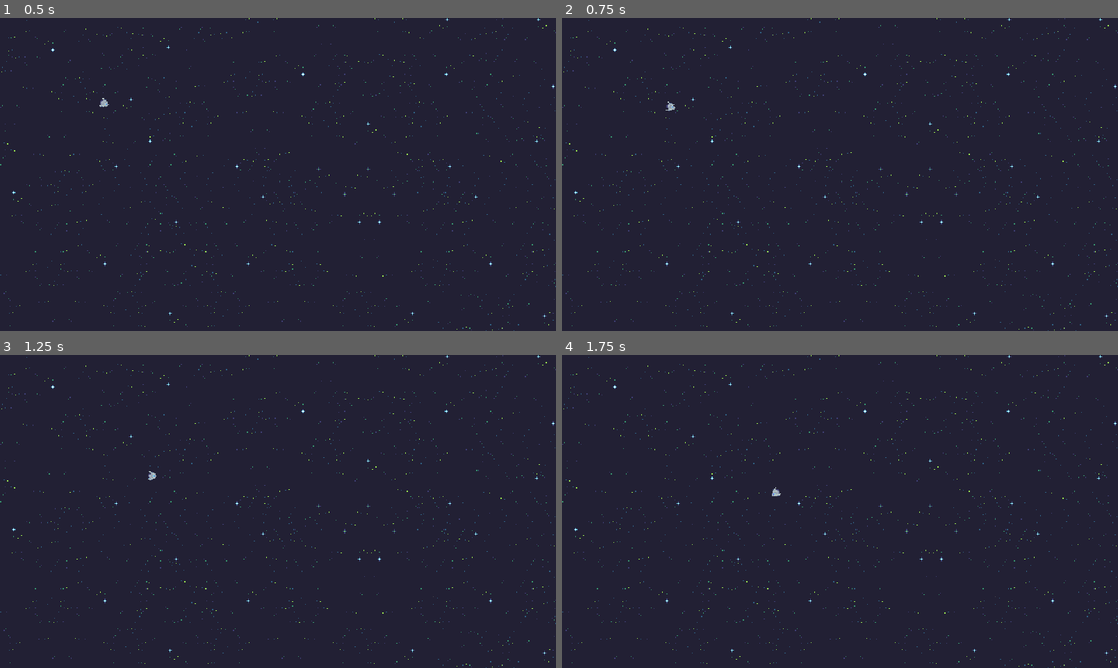
Above: before the commit, frames 1-4 (two rows, left to right).
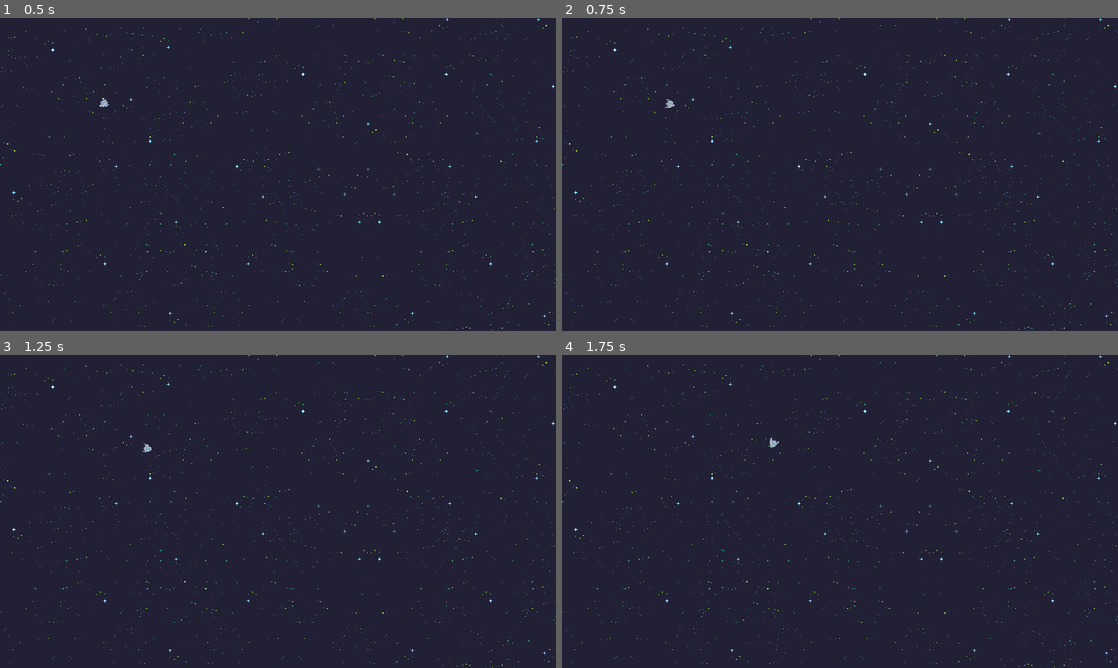
Above: after the commit, the same moments.

Repository: SlipperyJAMS/SlipperyJAMS.github.io
Game: Godot game, scene res://Scenes/Level1.tscn
Same seed, same stepped clock (60 frames per second), same inputs: the game is played once before the commit and once after it.
Inputs (mouse positions are in pixels of both pictures, inside the frame that each line leads up to):
- Up to frame 1 (0.5 s): no input
- Up to frame 2 (0.75 s): tap Enter at 0.5 s; move the mouse to (962, 158) at 0.52 s; hold Up (move_forward) from 0.53 s (still down)
- Up to frame 3 (1.25 s): keep holding Up (move_forward)
- Up to frame 4 (1.75 s): move the mouse to (728, 527) at 1.27 s; release Up (move_forward) at 1.28 s; hold Down (move_backward) from 1.28 s (still down)

Frame 1 is identical in both runs. In frame 2, less than 0.1% of the frame differs, in the area x 18-21%, y 26-30%; in frame 3, less than 0.1%; in frame 4, less than 0.1%, in the area x 37-40%, y 26-46%.

Commit message:
correct math

Diff:
--- a/project/Scenes/Player/playership.gd
+++ b/project/Scenes/Player/playership.gd
@@ -1,7 +1,7 @@
 extends CharacterBody2D
 
-var max_speed = 150.0
-var acceleration = 5
+var max_speed = 200
+var acceleration = 200
 
 func _ready() -> void:
 	pass # Replace with function body.
@@ -10,7 +10,7 @@
 func _physics_process(delta):
 	look_at(get_global_mouse_position())
 	var input_vector := Vector2(0, Input.get_axis("move_forward", "move_backward"))
-	velocity += input_vector.rotated(rotation + 90) * acceleration
+	velocity += input_vector.rotated(rotation + 1.57) * acceleration * delta
 	velocity = velocity.limit_length(max_speed)
 
 
@@ -28,15 +28,3 @@
 		global_position.x = screen_size.x
 	elif global_position.x > screen_size.x:
 		global_position.x = 0
-
-	#var direction = movement_vector.normalized().rotated(rotation)
-	#if (movement_vector.x != 0):
-		#max_speed = 1
-		#velocity = movement_vector * max_speed
-		#global_position += direction * velocity
-		#
-	#if (movement_vector.x == 0):
-		#var deceleration_rate = 0.03
-		#max_speed = move_toward(150, 0, deceleration_rate)
-		#velocity = velocity * max_speed
-		##global_position += direction * delta * max_speed
Not shown, added: project/Scenes/Player/pla4E03.tmp
Not shown, added: project/Scenes/Player/pla6A54.tmp
